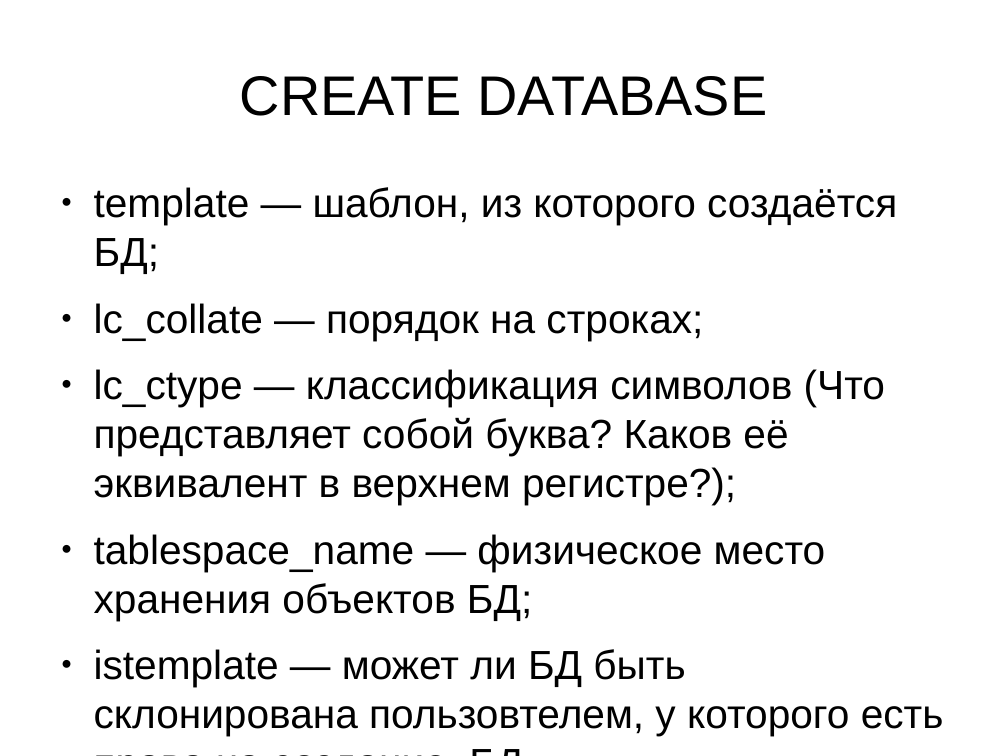
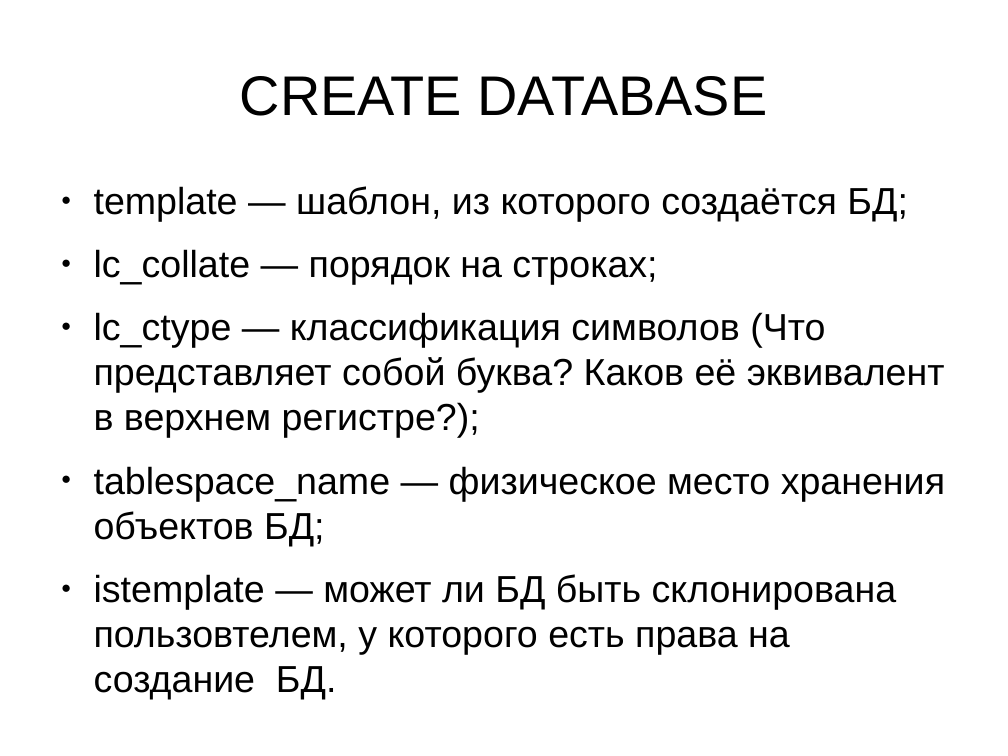
Before and after one commit to Rust1k/dbCourse, a slide deck: slide 12 of presentations/lesson2P.pptx (slide 11 before the commit). Drawn at 1008x756 pixels with LibreOffice and Linux fonts; fonts in the diff are those of the drawing. Boxes give left, top, right and bottom in pixels: in the first picture for what was removed or moved away, otherwise in the second. Text is boxed around its words. In the diff, an @@ line names an element or a change of style, - is before the commit and + after.

```diff
--- a/presentations/lesson2P.pptx
+++ b/presentations/lesson2P.pptx
@@ text "template — шаблон, из которого ..." at <box>94,186,945,699</box>: size 32 to 29.6 pt @@
```
Also in this commit, not shown: 9 other slides changed, 2 slides added, 1 other file.
